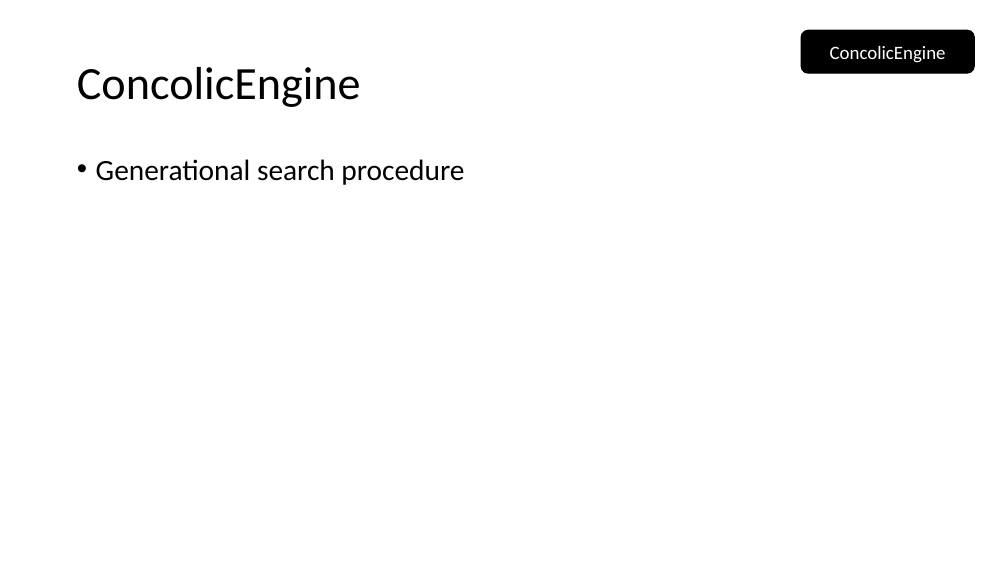
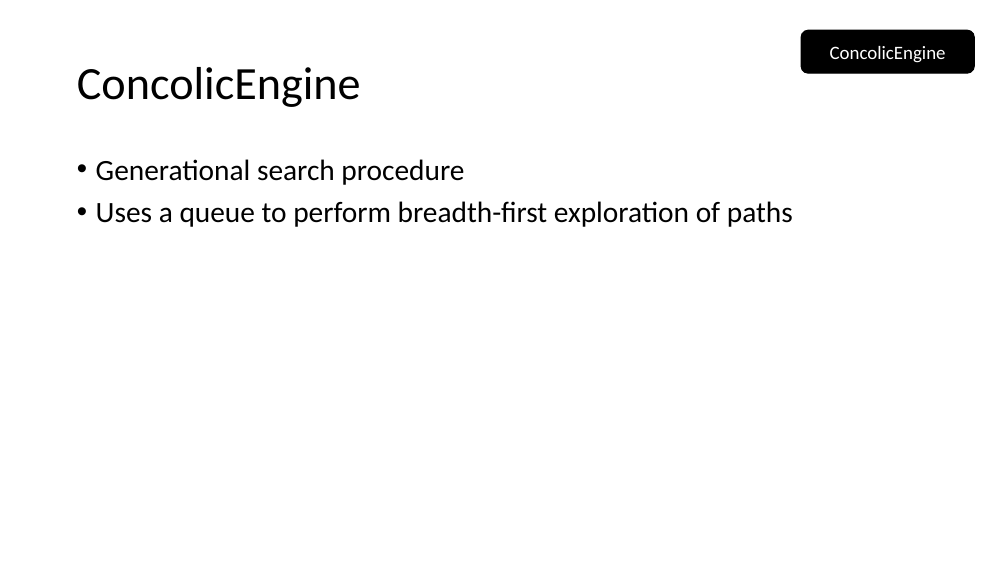
Before and after one commit to thomasjball/PyExZ3, a slide deck: slide 20 of marktoberdorf_slides/CodeReview.pptx (slide 21 before the commit). Drawn at 1008x567 pixels with LibreOffice and Linux fonts; fonts in the diff are those of the drawing. Boxes give left, top, right and bottom in pixels: in the first picture for what was removed or moved away, otherwise in the second. Text is boxed around its words. In the diff, an @@ line names an element or a change of style, - is before the commit and + after.

```diff
--- a/marktoberdorf_slides/CodeReview.pptx
+++ b/marktoberdorf_slides/CodeReview.pptx
@@ text at [96, 201, 793, 227]: paragraph added @@
+• Uses a queue to perform breadth-first exploration of paths
```
Also in this commit, not shown: 1 other slide changed, 1 slide removed, 6 other files.
